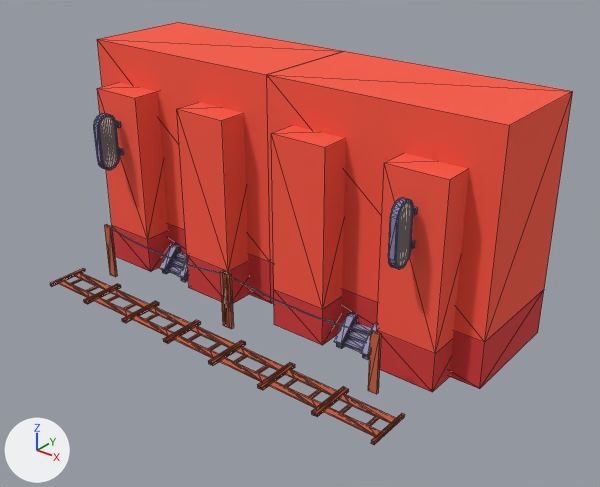
Renders of the glTF model models/lame_train_station.glb from each side of a commit.
One viewpoint serves both versions: a camera (50 mm lens) standing at (10.26, -9.88, 7.2) and looking at (2.67, -0.39, 1.32). Every picture has the same lights, and +X, +Y and +Z are marked at lower left. Mesh edges are drawn as thin lines. Vertices at the same position are counted once.

The scene before the commit, as lines of its bpy script (objects in view):
```python
me_mesh_0 = bpy.data.meshes.new('Mesh_0')
me_mesh_0.from_pydata(...)  # 900 vertices, 1760 faces; spans x -1.94..6.06, y -2.43..1.57, z 0.0..4.0
me_mesh_0.materials.append(mat_bricksdark_clone)  # red #e04545
me_mesh_0.materials.append(mat_bricks_clone)  # red #ff644e
me_mesh_0.materials.append(mat_wooddark_clone)  # brown #b25131
me_mesh_0.materials.append(mat_wood_clone)  # orange #d66f4e
me_mesh_0.materials.append(mat_metal_clone)  # blue #9491c4
me_mesh_0.materials.append(mat_metaldark_clone)  # blue #6663a5
me_mesh_0.materials.append(mat_glass_clone)  # white #ffffff
me_mesh_0.materials.append(mat_defaultmat_clone)  # white #eff3ff
me_mesh_0.materials.append(mat_metallight_clone)  # blue #b2afdd
me_mesh_0.materials.append(mat_stonelight_clone)  # blue #b5b3d6
me_mesh_0.materials.append(mat_stone_clone)  # blue #928fbc
ob_mergedblocks_clone = bpy.data.objects.new('mergedBlocks(Clone)', me_mesh_0)
ob_mergedblocks_clone.location = (0.0, 0.0, 0.0)
```
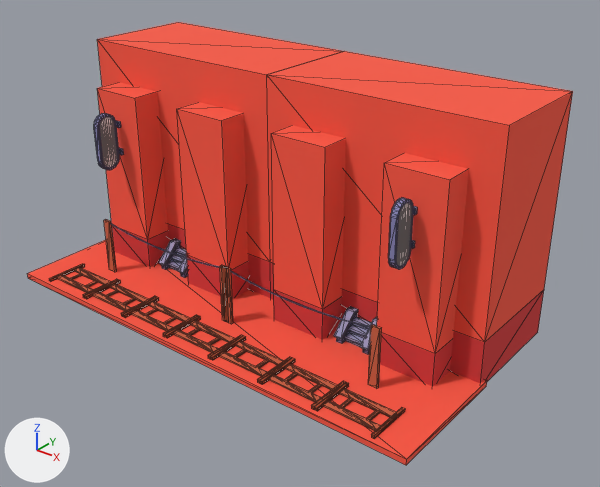
What changed in the scene script:
```text
Change me_mesh_0:
    used by ob_mergedblocks_clone; location = (0.0, 0.0, 0.0)
    remove me_mesh_0.from_pydata(...)  # 900 vertices, 1760 faces; spans x -1.94..6.06, y -2.43..1.57, z 0.0..4.0
    add me_mesh_0.from_pydata(...)  # 908 vertices, 1772 faces; spans x -2.0..6.1, y -2.5..1.57, z 0.0..4.0
    me_mesh_0 part 1: a new loose piece, a box spanning x -2.0..6.1, y -2.5..-0.3, z 0.0..0.1, in mat_bricks_clone (red #ff644e)
    me_mesh_0 part 2: the loose piece of 8 vertices spanning x -0.94..-0.79, y -1.48..-1.43, z 0.0..1.0 is moved by (0.0, 0.0, 0.1)
    me_mesh_0 part 3: the loose piece of 8 vertices spanning x 1.91..2.06, y -1.48..-1.43, z 0.0..1.0 is moved by (0.0, 0.0, 0.1)
    me_mesh_0 part 4: the loose piece of 8 vertices spanning x 1.96..2.11, y -1.48..-1.43, z 0.0..1.0 is moved by (0.0, 0.0, 0.1)
    me_mesh_0 part 5: the loose piece of 8 vertices spanning x 4.81..4.96, y -1.48..-1.43, z 0.0..1.0 is moved by (0.0, 0.0, 0.1)
    me_mesh_0 part 6: the loose piece of 48 vertices spanning x 0.56..1.56, y -2.43..-1.68, z 0.0..0.05 is moved by (0.0, 0.0, 0.1)
    me_mesh_0 part 7: the loose piece of 48 vertices spanning x 1.56..2.56, y -2.43..-1.68, z 0.0..0.05 is moved by (0.0, 0.0, 0.1)
    me_mesh_0 part 8: the loose piece of 48 vertices spanning x 2.56..3.56, y -2.43..-1.68, z 0.0..0.05 is moved by (0.0, 0.0, 0.1)
    me_mesh_0 part 9: the loose piece of 48 vertices spanning x 3.56..4.56, y -2.43..-1.68, z 0.0..0.05 is moved by (0.0, 0.0, 0.1)
    me_mesh_0 part 10: the loose piece of 48 vertices spanning x 4.56..5.56, y -2.43..-1.68, z 0.0..0.05 is moved by (0.0, 0.0, 0.1)
    me_mesh_0 part 11: the loose piece of 48 vertices spanning x -0.44..0.56, y -2.43..-1.68, z 0.0..0.05 is moved by (0.0, 0.0, 0.1)
    me_mesh_0 part 12: the loose piece of 48 vertices spanning x -1.44..-0.44, y -2.43..-1.68, z 0.0..0.05 is moved by (0.0, 0.0, 0.1)
    me_mesh_0 part 13: the loose piece of 26 vertices spanning x -0.79..1.91, y -1.45, z 0.85..0.98 is moved by (0.0, 0.0, 0.1)
    me_mesh_0 part 14: the loose piece of 26 vertices spanning x 2.11..4.81, y -1.45, z 0.85..0.98 is moved by (0.0, 0.0, 0.1)
    me_mesh_0 part 15: 14 vertices moved from x -0.24..0.38, y -0.75..-0.43, z 0.0..0.45 to x -0.14..0.36, y -0.73..-0.43, z 0.1..0.5; 48 vertices removed from x -0.26..0.38, y -0.88..-0.43, z 0.0..0.45; 48 vertices added at x -0.26..0.38, y -0.88..-0.43, z 0.1..0.55
    me_mesh_0 part 16: 14 vertices moved from x 3.76..4.38, y -0.75..-0.43, z 0.0..0.45 to x 3.86..4.36, y -0.73..-0.43, z 0.1..0.5; 48 vertices removed from x 3.74..4.38, y -0.88..-0.43, z 0.0..0.45; 48 vertices added at x 3.74..4.38, y -0.88..-0.43, z 0.1..0.55
```

Changed parts and their boxes (x1, y1, x2, y2) in the pictures (600 x 487 px; the box of a moved part takes in the faces that stretch with it):
'mergedBlocks(Clone)', reshaped: before (50, 22, 573, 445); after (27, 22, 573, 465)
part 1 of me_mesh_0, added (red): after (27, 240, 487, 465)
part 2 of me_mesh_0, moved or reshaped: before (104, 224, 117, 277); after (104, 219, 117, 272)
part 3 of me_mesh_0, moved or reshaped: before (220, 271, 229, 326); after (220, 265, 229, 322)
part 4 of me_mesh_0, moved or reshaped: before (222, 271, 233, 329); after (222, 266, 233, 324)
part 5 of me_mesh_0, moved or reshaped: before (368, 331, 381, 395); after (368, 325, 382, 389)
part 6 of me_mesh_0, moved or reshaped: before (124, 302, 198, 342); after (123, 297, 198, 337)
part 7 of me_mesh_0, moved or reshaped: before (165, 321, 243, 365); after (165, 316, 243, 359)
part 8 of me_mesh_0, moved or reshaped: before (210, 341, 292, 389); after (210, 336, 292, 383)
part 9 of me_mesh_0, moved or reshaped: before (260, 364, 345, 415); after (260, 358, 346, 410)
part 10 of me_mesh_0, moved or reshaped: before (314, 388, 405, 445); after (314, 382, 405, 439)
part 11 of me_mesh_0, moved or reshaped: before (85, 285, 156, 322); after (85, 280, 156, 317)
part 12 of me_mesh_0, moved or reshaped: before (50, 268, 119, 303); after (49, 264, 118, 298)
part 13 of me_mesh_0, moved or reshaped: before (111, 228, 220, 273); after (110, 223, 220, 267)
part 14 of me_mesh_0, moved or reshaped: before (230, 276, 370, 333); after (230, 271, 371, 327)
part 15 of me_mesh_0, moved or reshaped: before (159, 243, 188, 282); after (159, 239, 188, 278)
part 16 of me_mesh_0, moved or reshaped: before (334, 312, 377, 360); after (334, 307, 377, 355)
